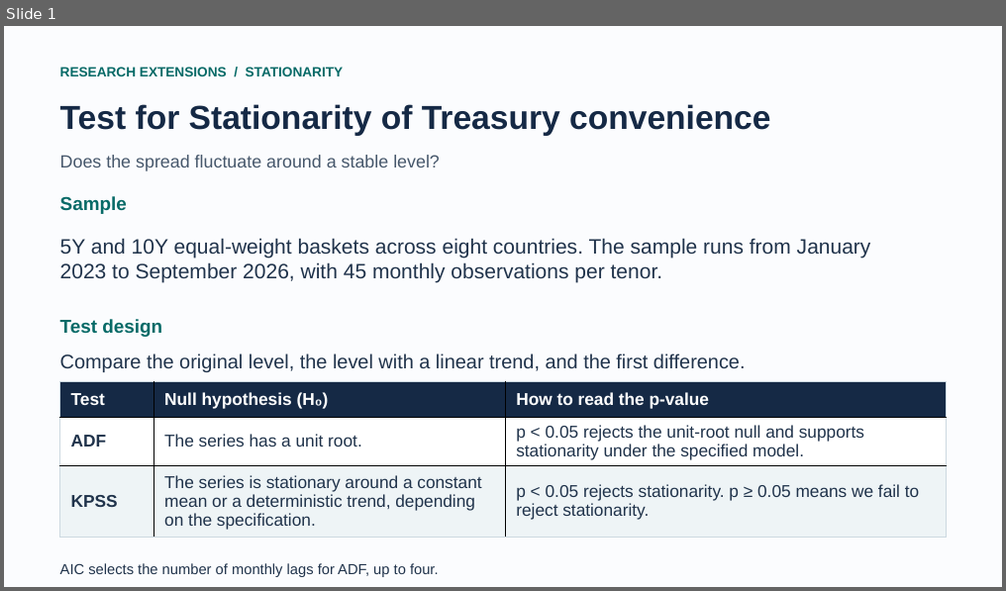
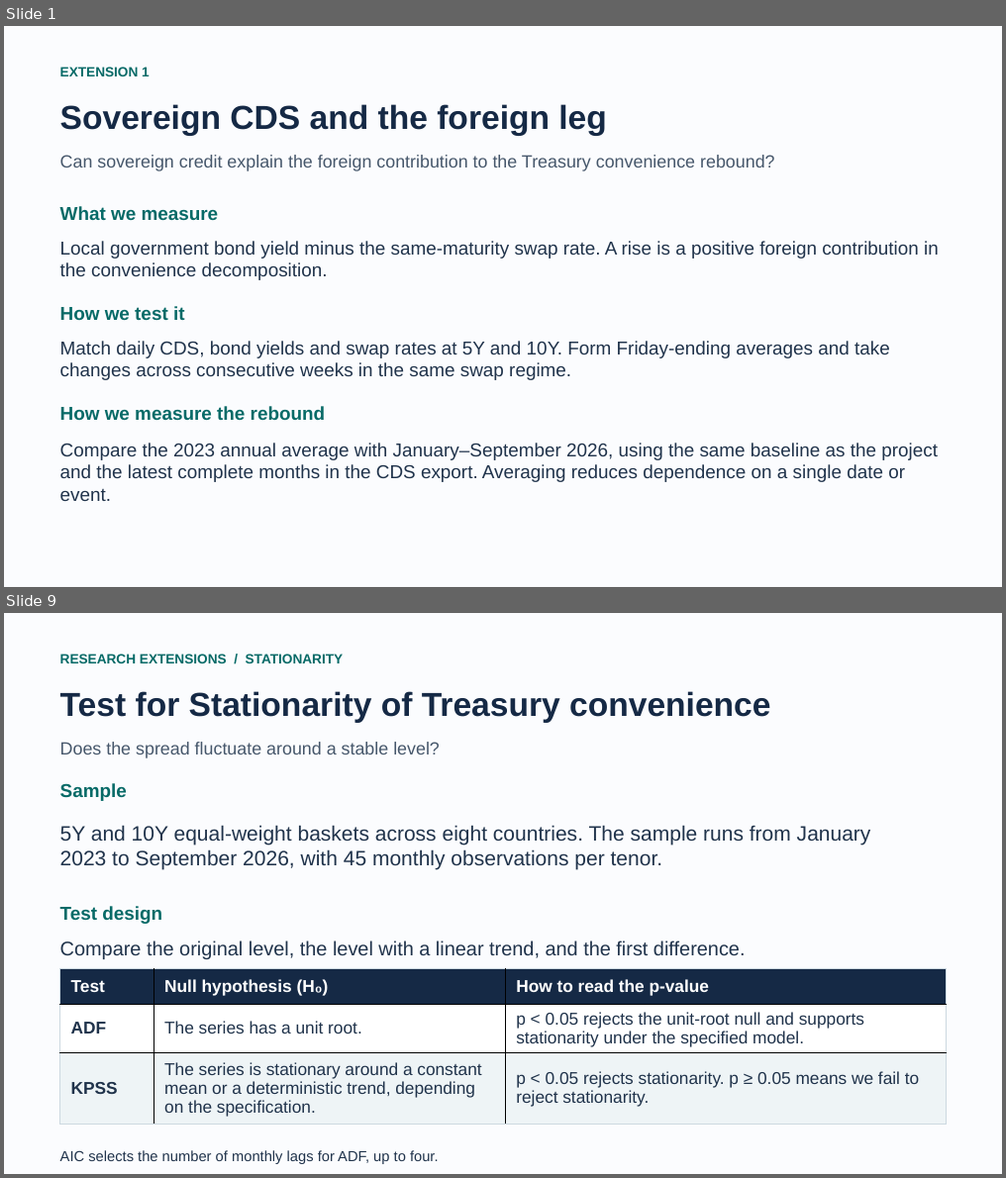
Before and after one commit to charlotte7795/treasury-convenience-research, a slide deck: results/extensions.pptx. Shown one above the other, each under a label of ours: slide 1 before the commit, slides 1 and 9 after it; the slides between them are not shown. The pictures are 1006x591 and 1006x1178 pixels, drawn with LibreOffice and Linux fonts; fonts in the diff are those of the drawing. Boxes give left, top, right and bottom in pixels: in the first picture for what was removed or moved away, otherwise in the second. Text is boxed around its words. In the diff, an @@ line names an element or a change of style, - is before the commit and + after.

Commit message:
Add sovereign CDS analysis and consolidate research presentation

```diff
--- a/results/extensions.pptx
+++ b/results/extensions.pptx
@@ slide 1 added at <box>4,26,1002,587</box>, background #FBFCFE @@
@@ text added at <box>60,67,150,76</box>, 13 pt, text #076A67, bold @@
+EXTENSION 1
@@ text added at <box>60,104,606,136</box>, 32 pt, text #152945, bold @@
+Sovereign CDS and the foreign leg
@@ text added at <box>60,155,775,172</box>, 17 pt, text #46576B @@
+Can sovereign credit explain the foreign contribution to the Treasury convenience rebound?
@@ text added at <box>60,206,219,221</box>, 18 pt, text #076A67, bold @@
+What we measure
@@ text added at <box>60,241,939,280</box>, 18 pt, text #20334B @@
+Local government bond yield minus the same-maturity swap rate. A rise is a positive foreign contribution in the convenience decomposition.
@@ text added at <box>60,306,185,321</box>, 18 pt, text #076A67, bold @@
+How we test it
@@ text added at <box>60,341,890,380</box>, 18 pt, text #20334B @@
+Match daily CDS, bond yields and swap rates at 5Y and 10Y. Form Friday-ending averages and take changes across consecutive weeks in the same swap regime.
@@ text added at <box>60,406,326,421</box>, 18 pt, text #076A67, bold @@
+How we measure the rebound
@@ text added at <box>60,443,938,501</box>, 18 pt, text #20334B @@
+Compare the 2023 annual average with January–September 2026, using the same baseline as the project and the latest complete months in the CDS export. Averaging reduces dependence on a single date or event.
@@ what was slide 1 is now slide 9 @@
```
Also in this commit, not shown: 9 other slides added, 20 other files.
